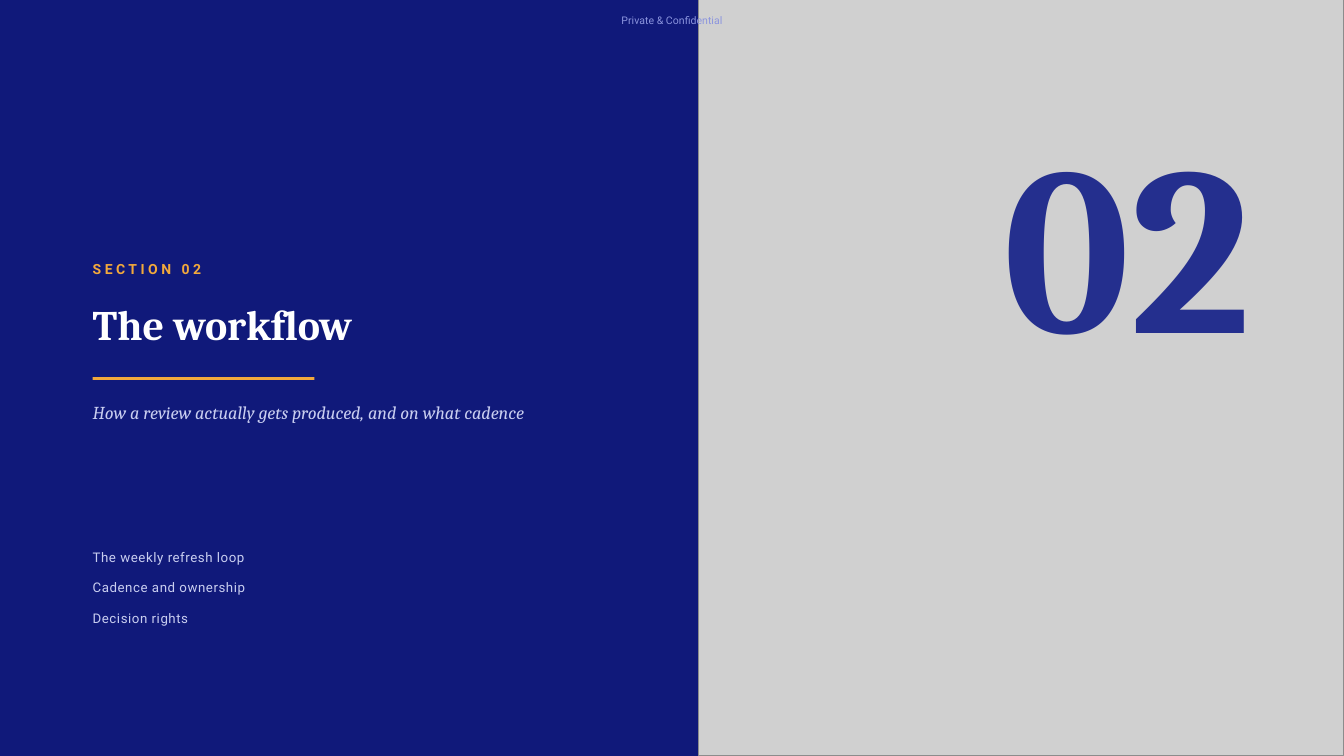
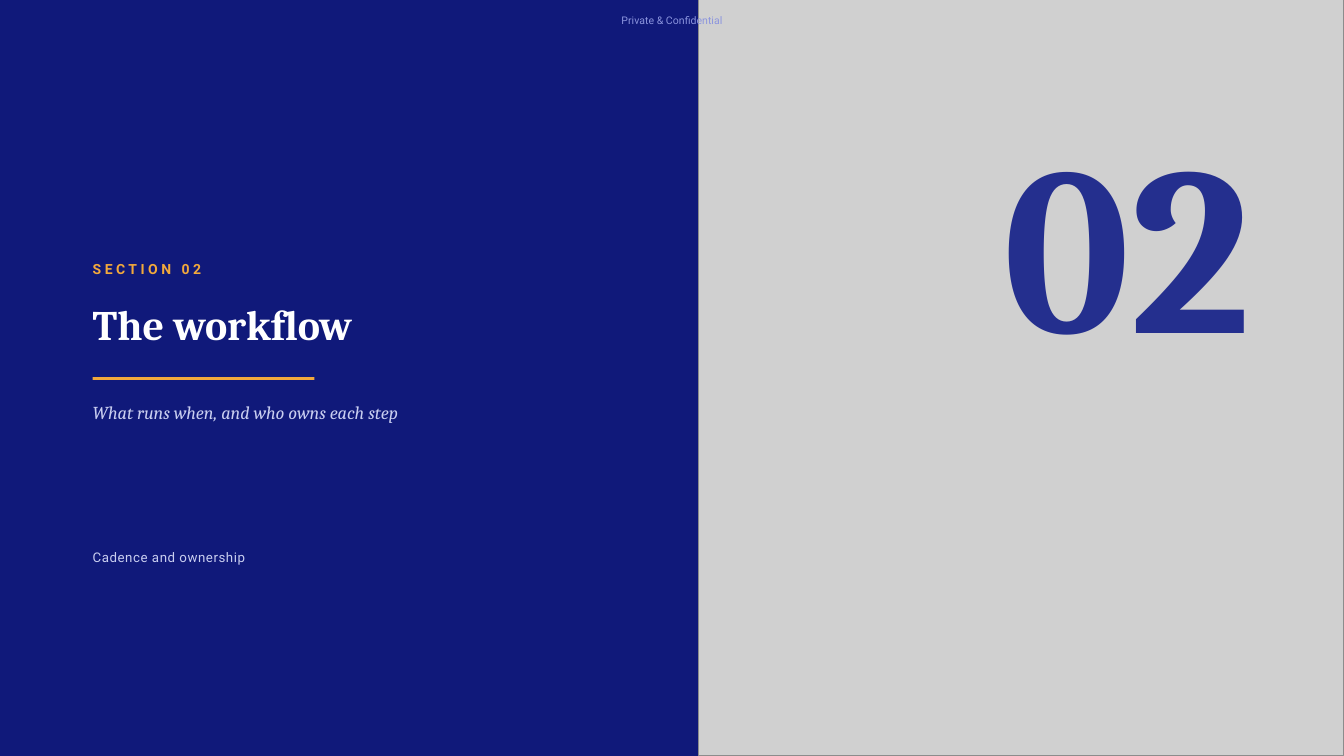
Before and after one commit to shreyas1gupta-wq/ionic-scorecard, a slide deck: slide 14 of Shreyas_Ionic_AMC/09_PRODUCT/reports/IONIC_NDPMS_PRODUCT_APPROVAL_DECK.pptx (slide 10 before the commit). Drawn at 1344x756 pixels with LibreOffice and Linux fonts; fonts in the diff are those of the drawing; grey boxes stand for pictures. Boxes give left, top, right and bottom in pixels: in the first picture for what was removed or moved away, otherwise in the second. Text is boxed around its words. In the diff, an @@ line names an element or a change of style, - is before the commit and + after.

```diff
--- a/Shreyas_Ionic_AMC/09_PRODUCT/reports/IONIC_NDPMS_PRODUCT_APPROVAL_DECK.pptx
+++ b/Shreyas_Ionic_AMC/09_PRODUCT/reports/IONIC_NDPMS_PRODUCT_APPROVAL_DECK.pptx
@@ text at (93, 406, 398, 423): text changed @@
-How a review actually gets produced, and on what cadence
+What runs when, and who owns each step
@@ text "Cadence and ownership": place and size @@
-text "Cadence and ownership" at (93, 582, 245, 595)
+text "Cadence and ownership" at (93, 552, 245, 565)
@@ text removed at (93, 552, 244, 565) @@
-The weekly refresh loop
@@ text removed at (93, 613, 188, 626) @@
-Decision rights
```
Also in this commit, not shown: 21 other slides changed, 4 slides added, 5 slides removed, 27 other files.
